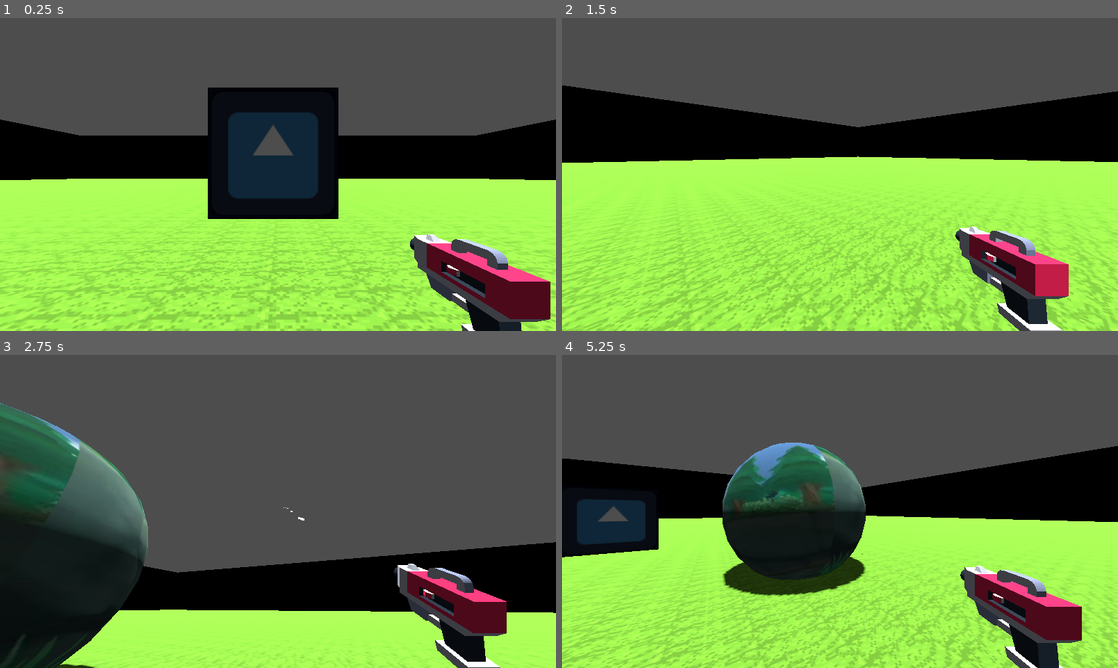
Above: before the commit, frames 1-4 (two rows, left to right).
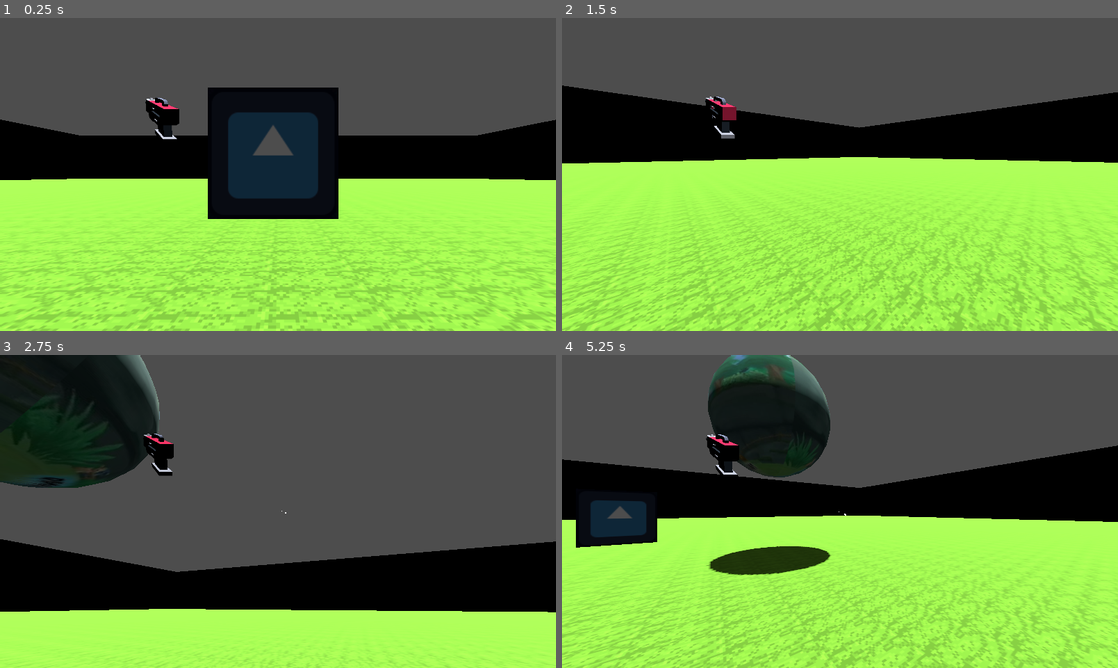
Above: after the commit, the same moments.

Repository: starrybomp/Inferno
Game: Godot game, scene res://Scenes/game.tscn
The game is run twice, just before and just after one commit, with the same random seed, the same clock (stepped at 60 frames per second) and the same inputs. The engine's default icon, where the game draws it, is replaced by a stand-in: a white triangle on a blue panel in a dark square.
Inputs (mouse positions are in pixels of both pictures, inside the frame that each line leads up to):
- Up to frame 1 (0.25 s): no input
- Up to frame 2 (1.5 s): move the mouse to (867, 174) at 0.52 s; press the mouse at (867, 174) at 0.53 s; hold W (forward) from 0.53 s (still down); tap Space (jump) at 0.77 s; move the mouse to (812, 174) at 1.27 s; release the mouse at (812, 174) at 1.28 s; tap Shift (sprint) at 1.35 s
- Up to frame 3 (2.75 s): keep holding W (forward); tap Space (jump) at 1.52 s; move the mouse to (289, 505) at 2.02 s; press the mouse at (289, 505) at 2.03 s
- Up to frame 4 (5.25 s): keep holding W (forward); move the mouse to (834, 517) at 2.77 s; release the mouse at (834, 517) at 2.78 s; tap Shift (sprint) at 2.85, 4.35 s; tap Space (jump) at 3.02, 3.77, 4.52 s; move the mouse to (878, 514) at 3.52 s; press the mouse at (878, 514) at 3.53 s; move the mouse to (795, 508) at 4.27 s; release the mouse at (795, 508) at 4.28 s; move the mouse to (845, 511) at 5.02 s; press the mouse at (845, 511) at 5.03 s

The runs differ from the first frame. In frame 1, 5.4% of the frame differs, in the area x 26-100%, y 25-100%; in frame 2, 14%; in frame 3, 26%; in frame 4, 29%, in the area x 0-100%, y 0-100%.

Commit message:
Add campfire particles

Diff:
--- /dev/null
+++ b/Materials/ps12.gdshader
@@ -0,0 +1,140 @@
+shader_type canvas_item;
+
+// Handles the resolution changes, color depth, and dithering
+group_uniforms resolution_and_colors;
+uniform bool change_color_depth = false;
+uniform int target_color_depth : hint_range(1, 8) = 5;
+uniform bool dithering = false;
+uniform bool scale_resolution = false;
+uniform int target_resolution_scale = 3;
+
+// Handles the LUTish recoloring
+group_uniforms gradient_recoloring;
+uniform bool enable_recolor = false;
+uniform sampler2D to_gradient: hint_default_black;
+
+int dithering_pattern(ivec2 fragcoord) {
+	const int pattern[] = {
+		-4, +0, -3, +1,
+		+2, -2, +3, -1,
+		-3, +1, -4, +0,
+		+3, -1, +2, -2
+	};
+
+	int x = fragcoord.x % 4;
+	int y = fragcoord.y % 4;
+
+	return pattern[y * 4 + x];
+}
+
+vec3 rgb2hsv(vec3 rgb) { //Converts RGB values to HSV
+	float r = rgb.r;
+	float g = rgb.g;
+	float b = rgb.b;
+
+	float cmax = max(r,max(g,b));
+	float cmin = min(r,min(g,b));
+	float delta = cmax - cmin;
+
+	float h = 0.f; //hue
+
+	if (delta > 0.f){
+		if (cmax == r){
+			h = (g-b)/delta;
+			h = mod(h,6.f);
+		} else if (cmax == g){
+			h = ((b - r) / delta) + 2.f;
+		} else {
+			h = ((r-g)/delta) + 4.f;
+		}
+		h = h * 60.f;
+	}
+
+	float s = 0.f; //saturation
+	if (cmax > 0.f){
+		s = delta / cmax;
+	}
+
+	return vec3(h,s,cmax); // Keep original alpha value
+
+}
+
+vec3 hsv2rgb(vec3 hsv) { //Converts HSV values to RGB
+	float h = hsv.r;
+	float s = hsv.g;
+	float v = hsv.b;
+	float c = v * s;
+	//X = C × (1 - |(H / 60°) mod 2 - 1|)
+	float x = h / 60.f;
+	x = mod(x,2.f);
+	x = abs(x - 1.f);
+	x = c * (1.f - x);
+
+	float m = v - c;
+
+	vec3 rgb = vec3(0.f,0.f,0.f);
+
+	if (h < 60.f) {
+		rgb = vec3(c,x,0.f);
+	} else if (h < 120.f){
+		rgb = vec3(x,c,0.f);
+	} else if (h < 180.f){
+		rgb = vec3(0.f,c,x);
+	} else if (h < 240.f){
+		rgb = vec3(0.f,x,c);
+	} else if (h < 300.f){
+		rgb = vec3(x,0.f,c);
+	} else if (h < 360.f){
+		rgb = vec3(c,0.f,x);
+	}
+	rgb[0] = rgb[0] + m;
+	rgb[1] = rgb[1] + m;
+	rgb[2] = rgb[2] + m;
+
+	return rgb;
+}
+
+void fragment() {
+	ivec2 uv;
+	vec3 color;
+
+	if(scale_resolution){
+		uv = ivec2(FRAGCOORD.xy / float(target_resolution_scale));
+		color = texelFetch(TEXTURE, uv * target_resolution_scale, 0).rgb;
+	} else {
+		uv = ivec2(FRAGCOORD.xy);
+		color = texelFetch(TEXTURE, uv, 0).rgb;
+	}
+
+	if(enable_recolor){
+		vec3 hsv = rgb2hsv(color);
+		float color_pos = (hsv.x / 360.0);
+		vec3 new_color = texture(to_gradient, vec2((color_pos), 0.5)).rgb;
+		vec3 new_hsv = rgb2hsv(new_color);
+		hsv.x = new_hsv.x;
+		vec3 final_rgb = hsv2rgb(hsv);
+
+		color.rgb = final_rgb;
+	}
+
+
+	// Convert from [0.0, 1.0] range to [0, 255] range
+	ivec3 c = ivec3(round(color * 255.0));
+
+	// Apply the dithering pattern
+	if (dithering) {
+		c += ivec3(dithering_pattern(uv));
+	}
+
+	vec3 final_color;
+	if(change_color_depth){
+		// Truncate from 8 bits to color_depth bits
+		c >>= (8 - target_color_depth);
+		final_color = vec3(c) / float(1 << target_color_depth);
+	} else {
+		final_color = vec3(c) / float(1 << 8);
+	}
+
+	// Convert back to [0.0, 1.0] range
+	COLOR.rgb = final_color;
+}
--- a/Materials/psx.tres
+++ b/Materials/psx.tres
@@ -1,6 +1,6 @@
 [gd_resource type="ShaderMaterial" load_steps=2 format=3 uid="uid://bv2bj1k5utyoe"]
 
-[ext_resource type="Shader" path="res://Scripts/psx.gdshader" id="1_tt8aa"]
+[ext_resource type="Shader" path="res://Materials/psx.gdshader" id="1_tt8aa"]
 
 [resource]
 render_priority = 0
--- a/Props/campfire.tscn
+++ b/Props/campfire.tscn
@@ -111,25 +111,67 @@
 shadow_mesh = SubResource("ArrayMesh_qope0")
 
 [sub_resource type="BoxShape3D" id="BoxShape3D_kyigo"]
-size = Vector3(0.63916, 0.240137, 0.678162)
+size = Vector3(0.63916, 0.145337, 0.678162)
+
+[sub_resource type="ParticleProcessMaterial" id="ParticleProcessMaterial_xs4kq"]
+direction = Vector3(2.08165e-12, 1, 2.08165e-12)
+spread = 90.0
+initial_velocity_min = -1.0
+initial_velocity_max = 1.0
+gravity = Vector3(2.08165e-12, 9.8, 2.08165e-12)
+scale_min = 0.5
+scale_max = 0.8
+
+[sub_resource type="StandardMaterial3D" id="StandardMaterial3D_3mpfs"]
+next_pass = ExtResource("2_i5od8")
+albedo_color = Color(0.133196, 0.133196, 0.133196, 1)
+emission_enabled = true
+emission = Color(0.146226, 0.0738778, 0.109178, 1)
+emission_energy_multiplier = 2.0
+texture_filter = 2
+texture_repeat = false
+disable_receive_shadows = true
+billboard_mode = 3
+particles_anim_h_frames = 1
+particles_anim_v_frames = 1
+particles_anim_loop = false
+
+[sub_resource type="PlaneMesh" id="PlaneMesh_22ec7"]
+lightmap_size_hint = Vector2i(12, 12)
+material = SubResource("StandardMaterial3D_3mpfs")
+size = Vector2(0.05, 0.05)
+orientation = 2
 
 [node name="Campfire" type="StaticBody3D"]
 
-[node name="plank" type="MeshInstance3D" parent="."]
+[node name="Mesh" type="Node3D" parent="."]
+transform = Transform3D(1, 0, -9.90579e-09, 0, 1, 0, 2.26721e-09, 0, 1, 0, 0, 0)
+
+[node name="plank" type="MeshInstance3D" parent="Mesh"]
 transform = Transform3D(0.793353, 0, 0.608761, 0, 1, 0, -0.608761, 0, 0.793353, 0, 0, 0)
 mesh = SubResource("ArrayMesh_eyx3e")
 skeleton = NodePath("")
 
-[node name="plank2" type="MeshInstance3D" parent="."]
+[node name="plank2" type="MeshInstance3D" parent="Mesh"]
 transform = Transform3D(0.67559, 0, 0.737277, 0, 1, 0, -0.737277, 0, 0.67559, 0, 0, 0)
 mesh = SubResource("ArrayMesh_cypth")
 skeleton = NodePath("")
 
-[node name="plank3" type="MeshInstance3D" parent="."]
+[node name="plank3" type="MeshInstance3D" parent="Mesh"]
 transform = Transform3D(0.766044, 0, -0.642788, 0, 1, 0, 0.642788, 0, 0.766044, 0, 0, 0)
 mesh = SubResource("ArrayMesh_ie6u5")
 skeleton = NodePath("")
 
 [node name="CollisionShape3D" type="CollisionShape3D" parent="."]
-transform = Transform3D(1, 0, 0, 0, 1, 0, 0, 0, 1, -0.0164338, 0.132808, 0.0504456)
+transform = Transform3D(1, 0, 0, 0, 1, 0, 0, 0, 1, -0.0164338, 0.085408, 0.0504456)
 shape = SubResource("BoxShape3D_kyigo")
+
+[node name="GPUParticles3D" type="GPUParticles3D" parent="."]
+transform = Transform3D(1, 0, 0, 0, 1, 0, 0, 0, 1, 0, 0.274812, 0)
+cast_shadow = 0
+amount = 32
+amount_ratio = 0.5
+lifetime = 1.25
+explosiveness = 1.0
+process_material = SubResource("ParticleProcessMaterial_xs4kq")
+draw_pass_1 = SubResource("PlaneMesh_22ec7")
--- a/Scenes/bullet.tscn
+++ b/Scenes/bullet.tscn
@@ -1,6 +1,6 @@
 [gd_scene load_steps=7 format=3 uid="uid://gyx4gmmu65fh"]
 
-[ext_resource type="Script" path="res://Scenes/bullet.gd" id="1_kp5yn"]
+[ext_resource type="Script" path="res://Scripts/bullet.gd" id="1_kp5yn"]
 [ext_resource type="Material" uid="uid://bv2bj1k5utyoe" path="res://Materials/psx.tres" id="2_g3xeh"]
 
 [sub_resource type="StandardMaterial3D" id="StandardMaterial3D_40qh1"]
--- a/Scenes/game.tscn
+++ b/Scenes/game.tscn
@@ -3,7 +3,7 @@
 [ext_resource type="PackedScene" uid="uid://c88k0pg7qwg5p" path="res://Scenes/player.tscn" id="1_ttfir"]
 [ext_resource type="Texture2D" uid="uid://bqb3n2116mc3w" path="res://Assets/icon.svg" id="2_ywnnf"]
 [ext_resource type="Texture2D" uid="uid://4j1jmj72vx3p" path="res://Assets/grass.png" id="4_shjbx"]
-[ext_resource type="Shader" path="res://Scripts/psx.gdshader" id="5_qsh6d"]
+[ext_resource type="Shader" path="res://Materials/psx.gdshader" id="5_qsh6d"]
 [ext_resource type="Material" uid="uid://bv2bj1k5utyoe" path="res://Materials/psx.tres" id="6_n1otv"]
 [ext_resource type="Texture2D" uid="uid://cjkliy1yx366d" path="res://Assets/20240304_005043.jpg" id="6_rdbj5"]
 [ext_resource type="PackedScene" uid="uid://cg5t3ic6nmyhl" path="res://Props/campfire.tscn" id="7_ujtdd"]
@@ -45,6 +45,8 @@
 environment = SubResource("Environment_csfex")
 
 [node name="Player" parent="." instance=ExtResource("1_ttfir")]
+transform = Transform3D(1.0005, 0, 0, 0, 1.0005, 0, 0, 0, 1.0005, 0, 2, 0)
+floor_max_angle = 1.0472
 
 [node name="MeshInstance3D" type="MeshInstance3D" parent="."]
 transform = Transform3D(1, 0, 0, 0, -4.37114e-08, -1, 0, 1, -4.37114e-08, 0, 2, -3)
@@ -63,7 +65,7 @@
 material = SubResource("StandardMaterial3D_n8idd")
 
 [node name="CSGBox3D3" type="CSGBox3D" parent="."]
-transform = Transform3D(1, 0, 0, 0, 1, 0, 0, 0, 1, 60, 6.5, 0)
+transform = Transform3D(1, 0, 0, 0, 1, 0, 0, 0, 1, 59.9651, 6.4583, 0.0192146)
 use_collision = true
 size = Vector3(1, 14, 121)
 material = SubResource("StandardMaterial3D_n8idd")
@@ -81,7 +83,7 @@
 material = SubResource("StandardMaterial3D_n8idd")
 
 [node name="CSGSphere3D" type="CSGSphere3D" parent="."]
-transform = Transform3D(1, 0, 0, 0, 1, 0, 0, 0, 1, 4.82661, 2.2406, -0.104877)
+transform = Transform3D(1, 0, 0, 0, 1, 0, 0, 0, 1, 4.83503, 5.71167, -0.0310509)
 use_collision = true
 radius = 2.13244
 radial_segments = 32
--- a/Scenes/gun.tscn
+++ b/Scenes/gun.tscn
@@ -1,6 +1,6 @@
 [gd_scene load_steps=10 format=3 uid="uid://dj6uvqo20v1ma"]
 
-[ext_resource type="Shader" path="res://Scripts/psx.gdshader" id="1_guiko"]
+[ext_resource type="Shader" path="res://Materials/psx.gdshader" id="1_guiko"]
 
 [sub_resource type="ShaderMaterial" id="ShaderMaterial_ywghb"]
 render_priority = 0
@@ -108,7 +108,8 @@
 transform = Transform3D(1.5, 0, 0, 0, 1.5, 0, 0, 0, 1.5, 0.811158, -0.393028, -0.941623)
 
 [node name="Model" type="MeshInstance3D" parent="."]
-transform = Transform3D(-1, 0, -1.50996e-07, 0, 1, 0, 1.50996e-07, 0, -1, 0, 0, 0.05)
+transform = Transform3D(-1, 0, -1.50996e-07, 0, 1, 0, 1.50996e-07, 0, -1, 0, 0, 0)
+layers = 2
 cast_shadow = 0
 mesh = SubResource("ArrayMesh_0numl")
 skeleton = NodePath("../../../../..")
@@ -119,5 +120,5 @@
 }
 
 [node name="RayCast3D" type="RayCast3D" parent="."]
-transform = Transform3D(1, 0, 0, 0, 1, 0, 0, 0, 1, 0, 0.0486077, -0.0939732)
+transform = Transform3D(1, 0, 0, 0, 1, 0, 0, 0, 1, 0, 0.0486077, 0.232352)
 target_position = Vector3(0, 0, -1)
--- a/Scenes/player.tscn
+++ b/Scenes/player.tscn
@@ -1,7 +1,9 @@
-[gd_scene load_steps=5 format=3 uid="uid://c88k0pg7qwg5p"]
+[gd_scene load_steps=7 format=3 uid="uid://c88k0pg7qwg5p"]
 
 [ext_resource type="Script" path="res://Scripts/Player.gd" id="1_3d0ks"]
 [ext_resource type="PackedScene" uid="uid://dj6uvqo20v1ma" path="res://Scenes/gun.tscn" id="2_d23oh"]
+[ext_resource type="Script" path="res://Scripts/Viewport.gd" id="2_yfayr"]
+[ext_resource type="Script" path="res://Scripts/ViewportCamera.gd" id="4_kbejj"]
 
 [sub_resource type="Environment" id="Environment_7covu"]
 
@@ -15,10 +17,29 @@
 
 [node name="Camera3D" type="Camera3D" parent="Head"]
 transform = Transform3D(1, 0, 0, 0, 1, 0, 0, 0, 1, -0.000752807, 0.49743, 6.4373e-06)
+cull_mask = 1048573
 environment = SubResource("Environment_7covu")
 
 [node name="Gun" parent="Head/Camera3D" instance=ExtResource("2_d23oh")]
-transform = Transform3D(1.5, 0, 0, 0, 1.5, 0, 0, 0, 1.5, 0.952957, -0.549042, -1.12573)
+transform = Transform3D(1.5, 0, 0, 0, 1.5, 0, 0, 0, 1.5, 0.553, -0.4, -1.126)
 
 [node name="CollisionShape3D" type="CollisionShape3D" parent="."]
 shape = SubResource("CapsuleShape3D_dqkpc")
+
+[node name="SubViewportContainer" type="SubViewportContainer" parent="."]
+anchors_preset = 15
+anchor_right = 1.0
+anchor_bottom = 1.0
+grow_horizontal = 2
+grow_vertical = 2
+
+[node name="SubViewport" type="SubViewport" parent="SubViewportContainer"]
+transparent_bg = true
+handle_input_locally = false
+size = Vector2i(1920, 1080)
+render_target_update_mode = 4
+script = ExtResource("2_yfayr")
+
+[node name="Camera3D" type="Camera3D" parent="SubViewportContainer/SubViewport"]
+cull_mask = 1048574
+script = ExtResource("4_kbejj")
--- a/Scripts/Player.gd
+++ b/Scripts/Player.gd
@@ -1,13 +1,13 @@
 extends CharacterBody3D
 
 # head bob vars
-const BOB_FREQ = 3.0
+const BOB_FREQ = 2.0
 const BOB_AMP = 0.08
 var t_bob = 0.0
 
 # movement vars
-const WALK_SPEED = 5.0
-const RUN_SPEED = 11.0
+const WALK_SPEED = 5.5
+const RUN_SPEED = 8.5
 var speed = 0
 
 const JUMP_VELOCITY = 4.5
--- /dev/null
+++ b/Scripts/Viewport.gd
@@ -0,0 +1,14 @@
+extends SubViewport
+
+var screen_size: Vector2
+
+# Called when the node enters the scene tree for the first time.
+func _ready():
+	screen_size = get_window().size
+	size = screen_size
+	pass # Replace with function body.
+
+
+# Called every frame. 'delta' is the elapsed time since the previous frame.
+func _process(delta):
+	pass
--- /dev/null
+++ b/Scripts/ViewportCamera.gd
@@ -0,0 +1,8 @@
+extends Camera3D
+
+@onready var player_camera = $"../../../Head/Camera3D"
+
+func _process(delta):
+	global_transform = player_camera.global_transform
+	fov = player_camera.fov
+	global_transform.basis = player_camera.global_transform.basis
--- a/Scenes/bullet.gd
+++ b/Scripts/bullet.gd
@@ -1,6 +1,6 @@
 extends Node3D
 
-const SPEED = 40.0
+const SPEED = 80.0
 
 @onready var mesh = $MeshInstance3D
 @onready var ray = $RayCast3D
--- a/project.godot
+++ b/project.godot
@@ -65,3 +65,8 @@
 "events": [Object(InputEventMouseButton,"resource_local_to_scene":false,"resource_name":"","device":-1,"window_id":0,"a …(258 unchanged characters)…
 ]
 }
+
+[layer_names]
+
+3d_render/layer_1="Default"
+3d_render/layer_2="Weapon"
Binary file added: Assets/fire.png
Not shown, added: Assets/fire.png.import
Renamed: Scripts/psx.gdshader -> Materials/psx.gdshader
Not shown: 1 places in Props/campfire.tscn that only renumber resources
